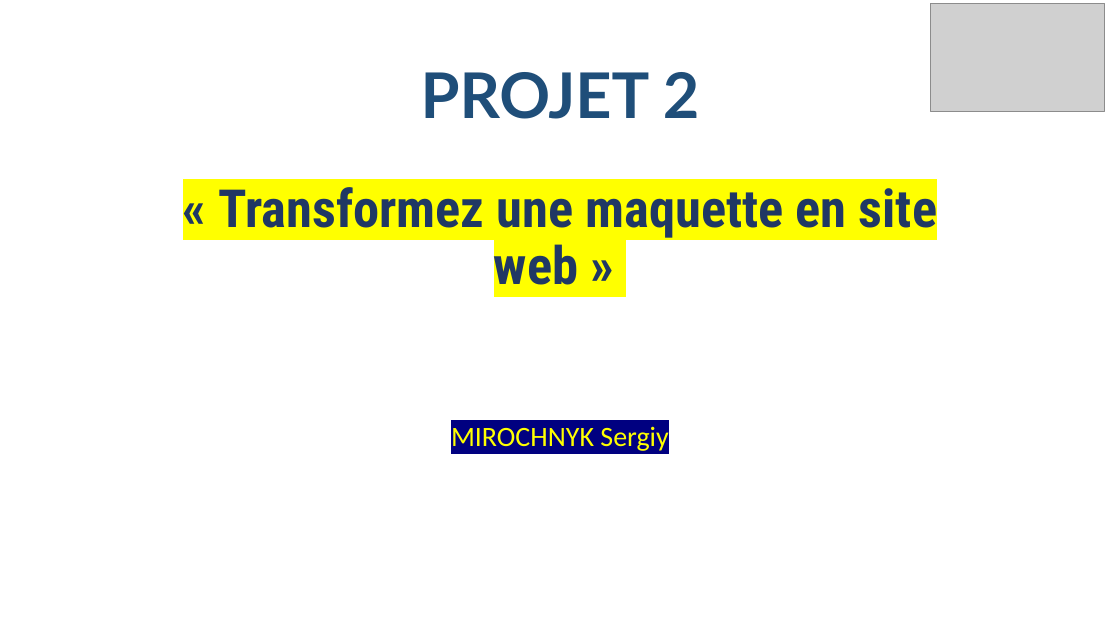
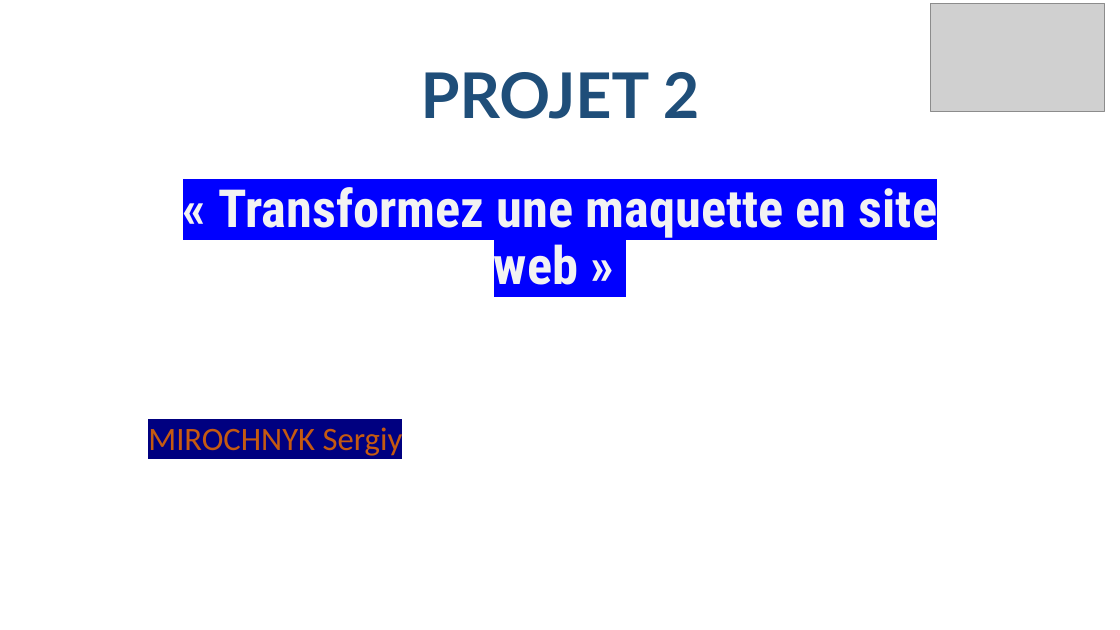
Before and after one commit to SergeMiro/sergiyMirochnyk_2_30032021, a slide deck: slide 1 of PRESENTATION-SergiyMirochnyk-_2_30032021.pptx. Drawn at 1120x630 pixels with LibreOffice and Linux fonts; fonts in the diff are those of the drawing; grey boxes stand for pictures. Boxes give left, top, right and bottom in pixels: in the first picture for what was removed or moved away, otherwise in the second. Text is boxed around its words. In the diff, an @@ line names an element or a change of style, - is before the commit and + after.

```diff
--- a/PRESENTATION-SergiyMirochnyk-_2_30032021.pptx
+++ b/PRESENTATION-SergiyMirochnyk-_2_30032021.pptx
@@ title "PROJET 2 « Transformez une ..." at box(218, 72, 937, 285): text colour #203864 to #F2F2F2, highlight #FFFF00 to #0000FF in "« Transformez une maquette en site web ..." @@
@@ subtitle "MIROCHNYK Sergiy" at box(148, 423, 403, 458): size 24 to 28 pt, text colour #FFFF00 to #C55A11; alignment centre to left @@
```
Also in this commit, not shown: 3 other files.
